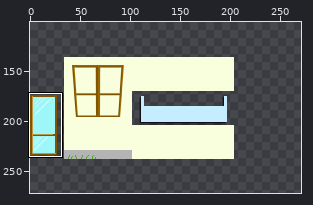
Edited in one commit: sprite sheet (tileset_house_exterior.png). Above, an overview of the earlier version with the close-up marked.
Close-up. Before:
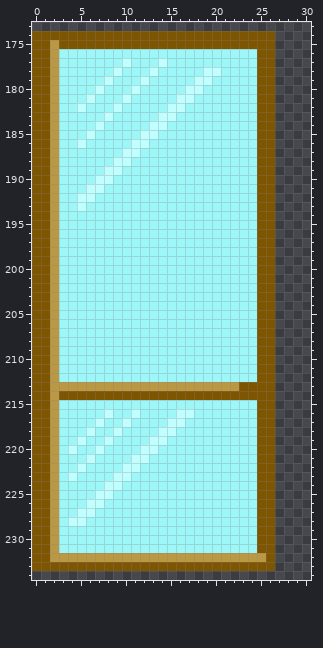
The file is 272x272 pixels. Pixels under 10% opacity are left out. Colours within 5 levels of each other are drawn and written as one. Shown: x 0..30, y 173..234. The wide view leaves out empty margins. The commit also changed other parts of the picture, which this record leaves out.
And afterwards:
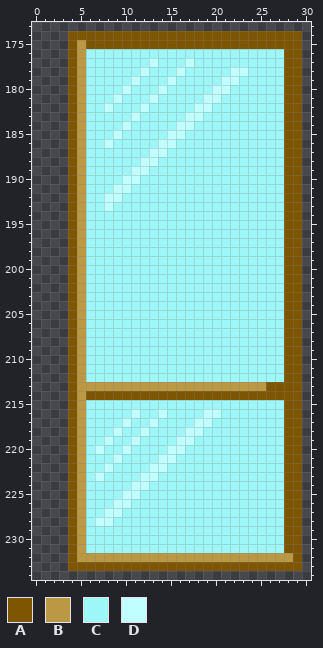
Palette (. is transparent): A #7e5500  B #bb9844  C #9df7f8  D #c0feff
The edit:
y 174: x 0..3 AAAA -> ....; x 27..29 ... -> AAA
y 175: x 0..3 AABA -> ....; x 5 A -> B; x 27..29 ... -> AAA
y 176: x 0..5 AABCCC -> ....AB; x 25..29 AA... -> CCCAA
y 177: x 0..5 AABCCC -> ....AB; x 10 D -> C; x 13..14 CD -> DC; x 17 C -> D; x 25..29 AA... -> CCCAA
y 178: x 0..5 AABCCC -> ....AB; x 9 D -> C; x 12..13 CD -> DC; x 16 C -> D; x 19..20 DD -> CC; x 22..23 CC -> DD; x 25..29 AA... -> CCCAA
y 179: x 0..5 AABCCC -> ....AB; x 8 D -> C; x 11..12 CD -> DC; x 15 C -> D; x 18..19 DD -> CC; x 21..22 CC -> DD; x 25..29 AA... -> CCCAA
y 180: x 0..5 AABCCC -> ....AB; x 7 D -> C; x 10..11 CD -> DC; x 14 C -> D; x 17..18 DD -> CC; x 20..21 CC -> DD; x 25..29 AA... -> CCCAA
y 181: x 0..6 AABCCCD -> ....ABC; x 9..10 CD -> DC; x 13 C -> D; x 16..17 DD -> CC; x 19..20 CC -> DD; x 25..29 AA... -> CCCAA
y 182: x 0..5 AABCCD -> ....AB; x 8..9 CD -> DC; x 12 C -> D; x 15..16 DD -> CC; x 18..19 CC -> DD; x 25..29 AA... -> CCCAA
y 183: x 0..5 AABCCC -> ....AB; x 8 D -> C; x 11 C -> D; x 14..15 DD -> CC; x 17..18 CC -> DD; x 25..29 AA... -> CCCAA
y 184: x 0..5 AABCCC -> ....AB; x 7 D -> C; x 10 C -> D; x 13..14 DD -> CC; x 16..17 CC -> DD; x 25..29 AA... -> CCCAA
y 185: x 0..6 AABCCCD -> ....ABC; x 9 C -> D; x 12..13 DD -> CC; x 15..16 CC -> DD; x 25..29 AA... -> CCCAA
y 186: x 0..5 AABCCD -> ....AB; x 8 C -> D; x 11..12 DD -> CC; x 14..15 CC -> DD; x 25..29 AA... -> CCCAA
y 187: x 0..5 AABCCC -> ....AB; x 10..11 DD -> CC; x 13..14 CC -> DD; x 25..29 AA... -> CCCAA
y 188: x 0..5 AABCCC -> ....AB; x 9..10 DD -> CC; x 12..13 CC -> DD; x 25..29 AA... -> CCCAA
y 189: x 0..5 AABCCC -> ....AB; x 8..9 DD -> CC; x 11..12 CC -> DD; x 25..29 AA... -> CCCAA
y 190: x 0..5 AABCCC -> ....AB; x 7..8 DD -> CC; x 10..11 CC -> DD; x 25..29 AA... -> CCCAA
y 191: x 0..7 AABCCCDD -> ....ABCC; x 9..10 CC -> DD; x 25..29 AA... -> CCCAA
y 192: x 0..6 AABCCDD -> ....ABC; x 8..9 CC -> DD; x 25..29 AA... -> CCCAA
y 193: x 0..5 AABCCD -> ....AB; x 8 C -> D; x 25..29 AA... -> CCCAA
y 194..212: x 0..5 AABCCC -> ....AB; x 25..29 AA... -> CCCAA
y 213: x 0..4 AABBB -> ....A; x 23..25 AAA -> BBB; x 27..29 ... -> AAA
y 214: x 0..3 AABA -> ....; x 5 A -> B; x 27..29 ... -> AAA
y 215: x 0..5 AABCCC -> ....AB; x 25..29 AA... -> CCCAA
y 216: x 0..5 AABCCC -> ....AB; x 8 D -> C; x 14 C -> D; x 16..17 DD -> CC; x 19..20 CC -> DD; x 25..29 AA... -> CCCAA
y 217: x 0..5 AABCCC -> ....AB; x 7 D -> C; x 13 C -> D; x 15..16 DD -> CC; x 18..19 CC -> DD; x 25..29 AA... -> CCCAA
y 218: x 0..6 AABCCCD -> ....ABC; x 12 C -> D; x 14..15 DD -> CC; x 17..18 CC -> DD; x 25..29 AA... -> CCCAA
y 219: x 0..5 AABCCD -> ....AB; x 11 C -> D; x 13..14 DD -> CC; x 16..17 CC -> DD; x 25..29 AA... -> CCCAA
y 220: x 0..5 AABCDC -> ....AB; x 10 C -> D; x 12..13 DD -> CC; x 15..16 CC -> DD; x 25..29 AA... -> CCCAA
y 221: x 0..6 AABCCCD -> ....ABC; x 9 C -> D; x 11..12 DD -> CC; x 14..15 CC -> DD; x 25..29 AA... -> CCCAA
y 222: x 0..5 AABCCD -> ....AB; x 8 C -> D; x 10..11 DD -> CC; x 13..14 CC -> DD; x 25..29 AA... -> CCCAA
y 223: x 0..5 AABCDC -> ....AB; x 7 C -> D; x 9..10 DD -> CC; x 12..13 CC -> DD; x 25..29 AA... -> CCCAA
y 224: x 0..5 AABCCC -> ....AB; x 8..9 DD -> CC; x 11..12 CC -> DD; x 25..29 AA... -> CCCAA
y 225: x 0..5 AABCCC -> ....AB; x 7..8 DD -> CC; x 10..11 CC -> DD; x 25..29 AA... -> CCCAA
y 226: x 0..7 AABCCCDD -> ....ABCC; x 9..10 CC -> DD; x 25..29 AA... -> CCCAA
y 227: x 0..6 AABCCDD -> ....ABC; x 8..9 CC -> DD; x 25..29 AA... -> CCCAA
y 228: x 0..5 AABCDD -> ....AB; x 7..8 CC -> DD; x 25..29 AA... -> CCCAA
y 229..231: x 0..5 AABCCC -> ....AB; x 25..29 AA... -> CCCAA
y 232: x 0..4 AABBB -> ....A; x 26..29 A... -> BBBA
y 233: x 0..3 AAAA -> ....; x 27..29 ... -> AAA
Pixel boxes of the changes (left, top, right, bottom) in both close-ups:
changed: (32, 31, 302, 571)
